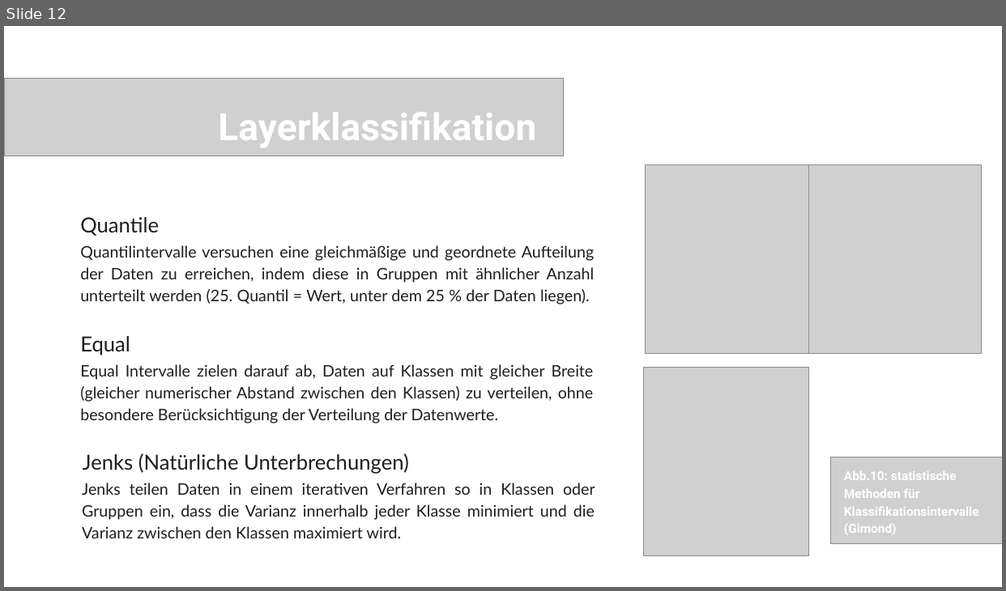
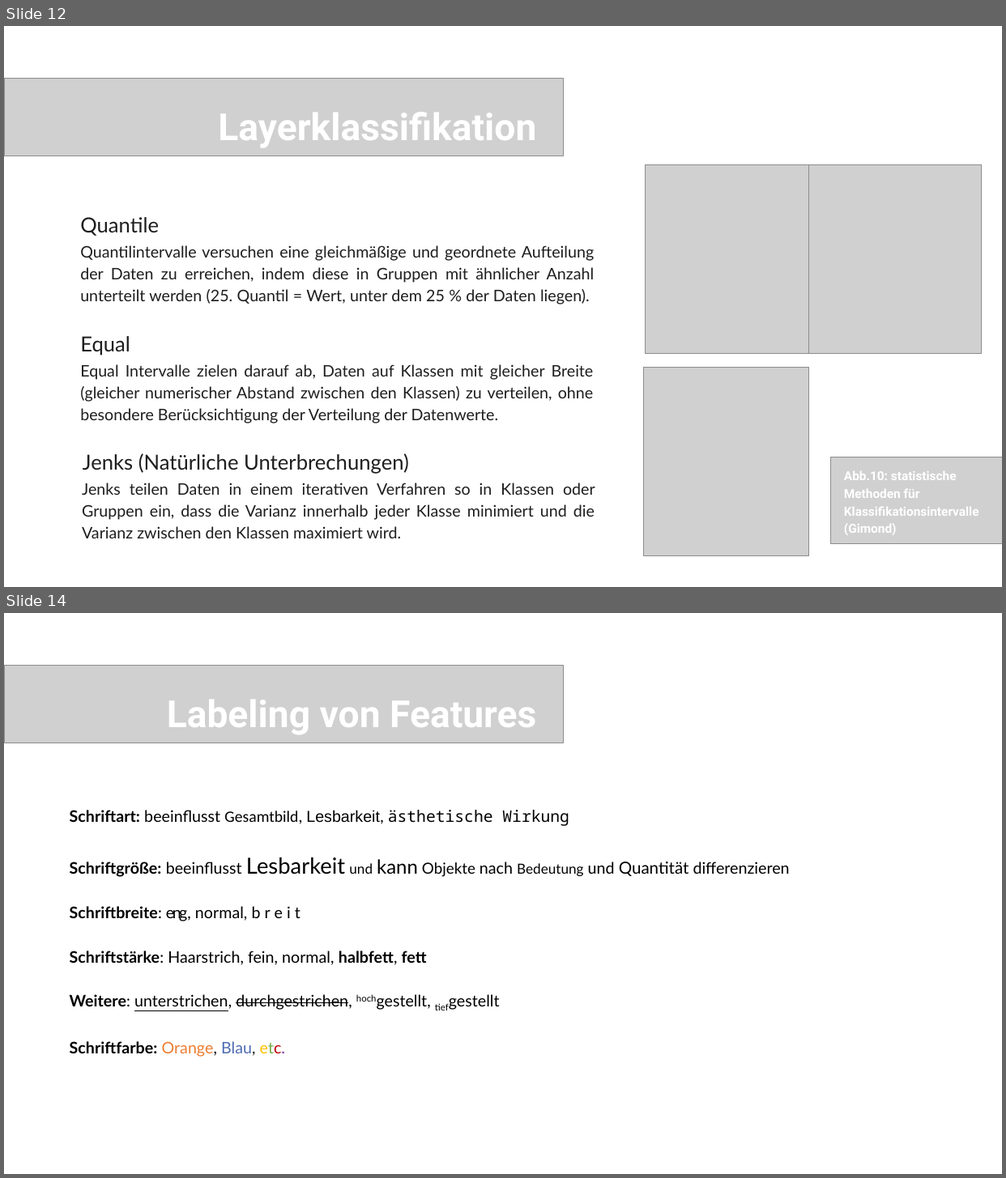
Before and after one commit to oer4sdi/OER-EinfuehrungGeoinformatik, a slide deck: Single_Learning_Element/Powerpoint/Kartenlayout/Presentation_Symbolisierung.pptx. Shown one above the other, each under a label of ours: slide 12 before the commit, slides 12 and 14 after it; the slides between them are not shown. The pictures are 1006x591 and 1006x1178 pixels, drawn with LibreOffice and Linux fonts; fonts in the diff are those of the drawing; grey boxes stand for pictures. Boxes give left, top, right and bottom in pixels: in the first picture for what was removed or moved away, otherwise in the second. Text is boxed around its words. In the diff, an @@ line names an element or a change of style, - is before the commit and + after.

```diff
--- a/Single_Learning_Element/Powerpoint/Kartenlayout/Presentation_Symbolisierung.pptx
+++ b/Single_Learning_Element/Powerpoint/Kartenlayout/Presentation_Symbolisierung.pptx
@@ slide 14 added at [4,613,1002,1174], background #FFFFFF @@
@@ picture added at [4,665,563,743] @@
@@ text added at [167,700,536,735], 54 pt, text #FFFFFF, bold @@
+Labeling von Features
@@ text added at [70,810,790,1057], 23 pt, text #000000 @@
+Schriftart: beeinflusst Gesamtbild, Lesbarkeit, ästhetische Wirkung
+Schriftgröße: beeinflusst Lesbarkeit und kann Objekte nach Bedeutung und Quantität differenzieren
+Schriftbreite: eng, normal, breit
+Schriftstärke: Haarstrich, fein, normal, halbfett, fett
+Weitere: unterstrichen, durchgestrichen, hochgestellt, tiefgestellt
+Schriftfarbe: Orange, Blau, etc.
```
Also in this commit, not shown: 1 slide changed, 2 other slides added, 16 other files.
